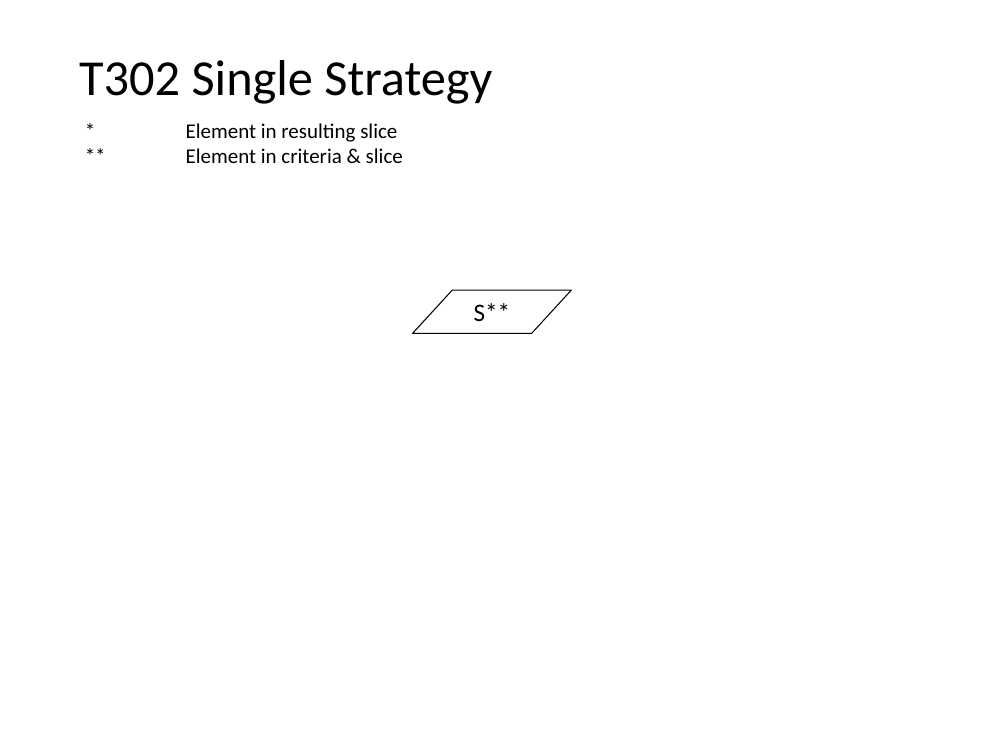
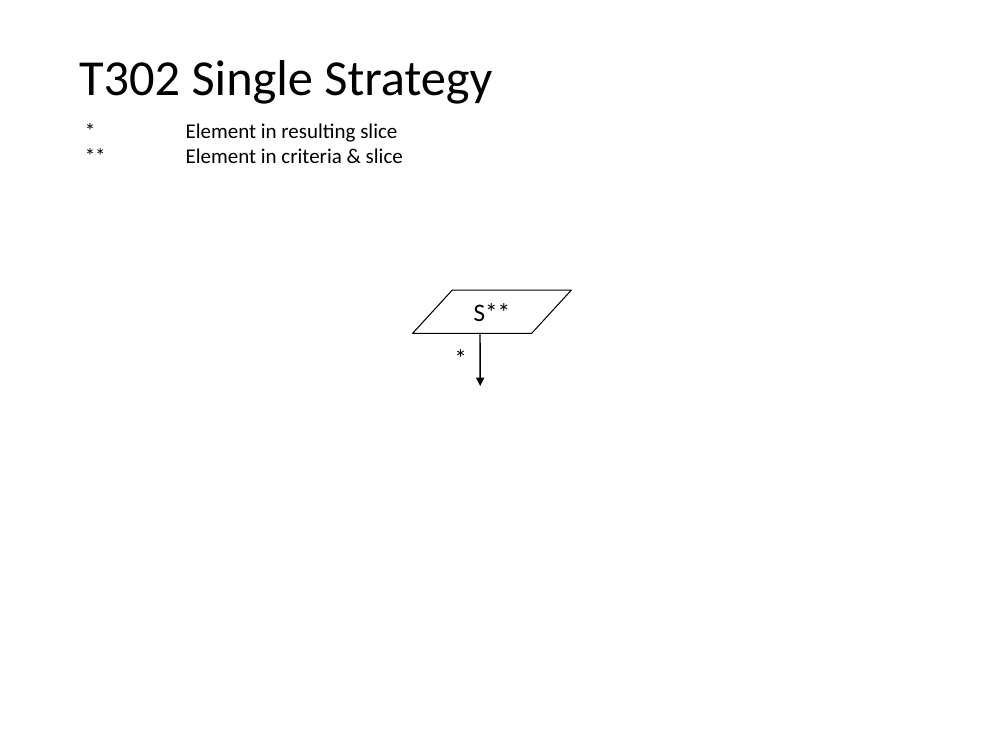
Before and after one commit to nlsfung/MMINT_Examples, a slide deck: slide 18 of GSNSliceReviseTestSuite/TestSuite.ppt. Drawn at 1008x756 pixels with LibreOffice and Linux fonts; fonts in the diff are those of the drawing. Boxes give left, top, right and bottom in pixels: in the first picture for what was removed or moved away, otherwise in the second. Text is boxed around its words. In the diff, an @@ line names an element or a change of style, - is before the commit and + after.

```diff
--- a/GSNSliceReviseTestSuite/TestSuite.ppt
+++ b/GSNSliceReviseTestSuite/TestSuite.ppt
@@ text added at [445,337,477,377], 18 pt, text #000000 @@
+*
@@ arrow added from (480, 334) to (480, 386), #000000 0.99 pt @@
```
Also in this commit, not shown: 21 other slides changed, 1 other file.
